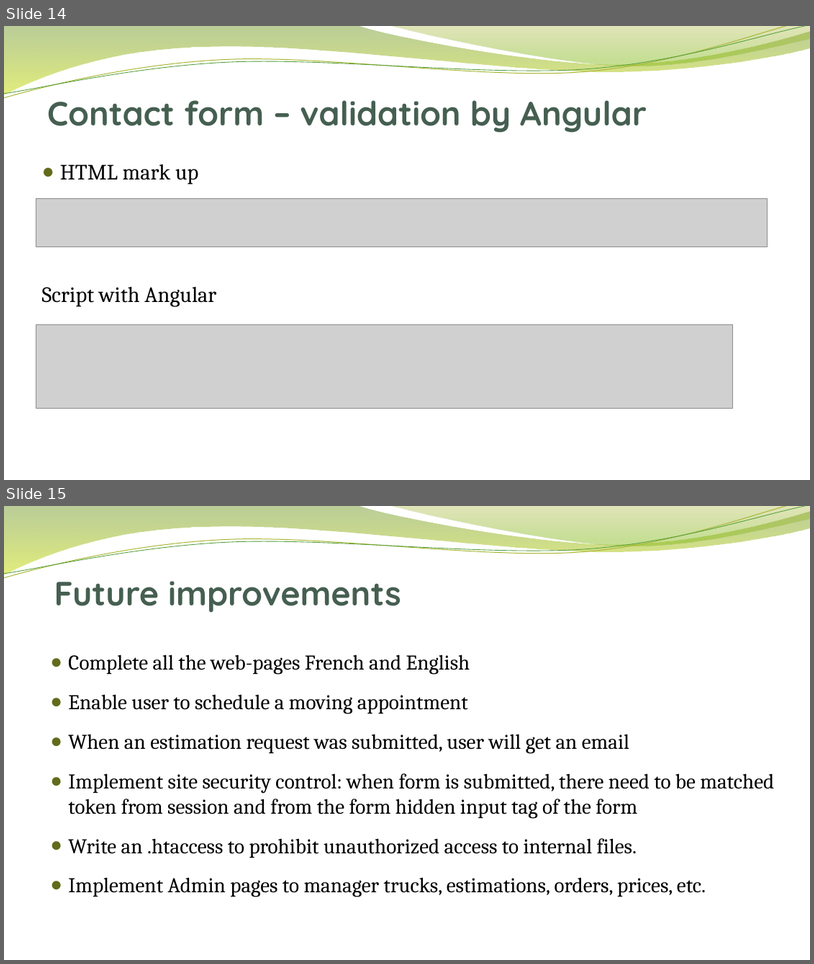
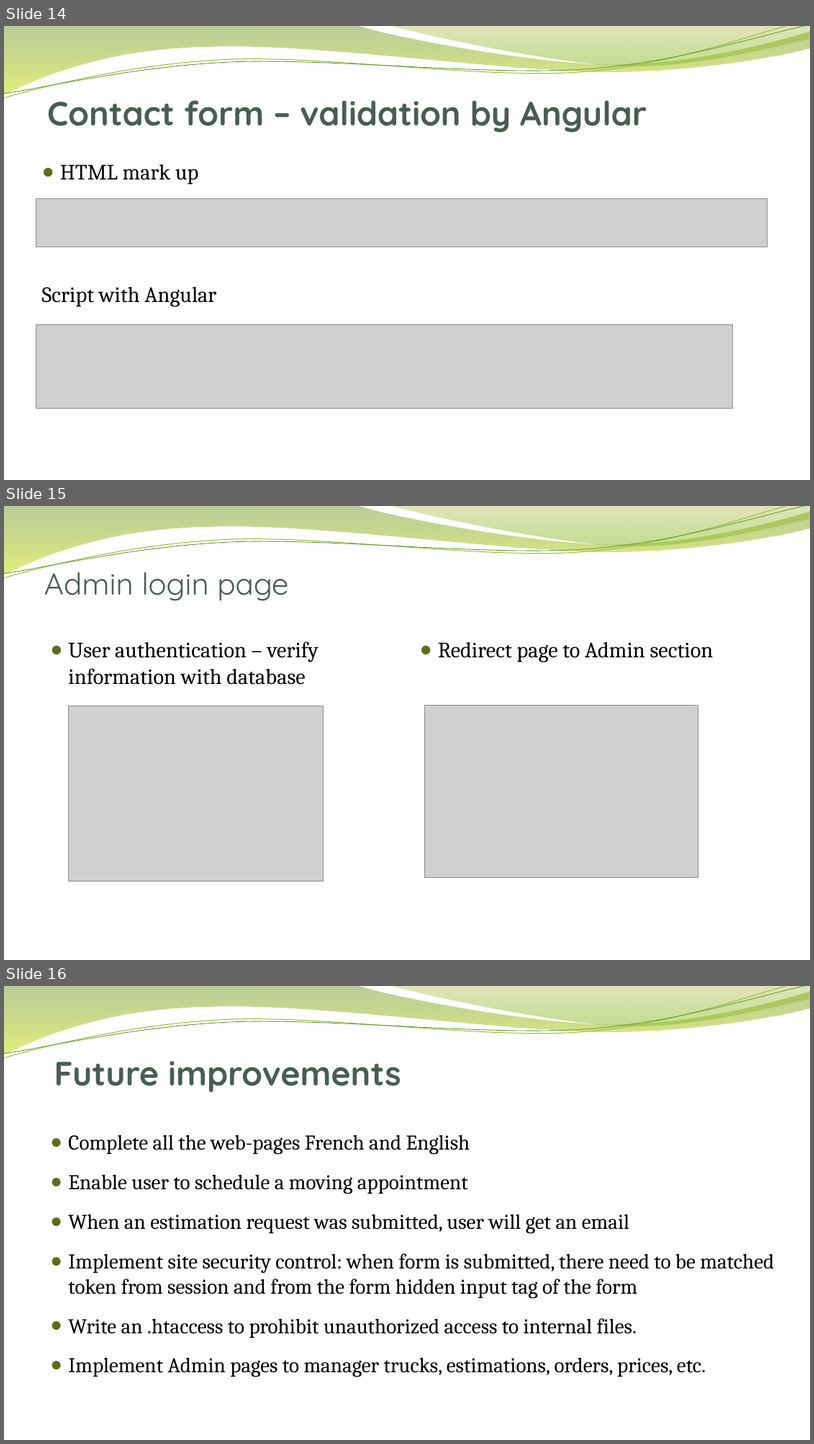
Before and after one commit to QianGaoProject/php, a slide deck: presentation/!_Easy_Move_PHP_DFR.pptx. Shown one above the other, each under a label of ours: slides 14 and 15 before the commit, slides 14, 15 and 16 after it. The pictures are 814x964 and 814x1444 pixels, drawn with LibreOffice and Linux fonts; fonts in the diff are those of the drawing; grey boxes stand for pictures; background and template pictures are left out. Boxes give left, top, right and bottom in pixels: in the first picture for what was removed or moved away, otherwise in the second. Text is boxed around its words. In the diff, an @@ line names an element or a change of style, - is before the commit and + after.

Commit message:
admin log in added after contact, Qian can talk that too I guess

```diff
--- a/presentation/!_Easy_Move_PHP_DFR.pptx
+++ b/presentation/!_Easy_Move_PHP_DFR.pptx
@@ slide 15 added at (x1=4, y1=506, x2=810, y2=960), background picture (left out); not listed: 4 template elements that a slide beside it also shows @@
@@ title added at (x1=44, y1=563, x2=288, y2=601), 36 pt, text #455F51 @@
+Admin login page
@@ text added at (x1=68, y1=641, x2=319, y2=685), 26 pt, text #000000 @@
+● User authentication – verify information with database
@@ text added at (x1=438, y1=642, x2=714, y2=662), 26 pt, text #000000 @@
+● Redirect page to Admin section
@@ picture added at (x1=68, y1=706, x2=324, y2=881) @@
@@ picture added at (x1=424, y1=705, x2=699, y2=877) @@
@@ what was slide 15 is now slide 16 @@
```
Also in this commit, not shown: 1 slide changed.
